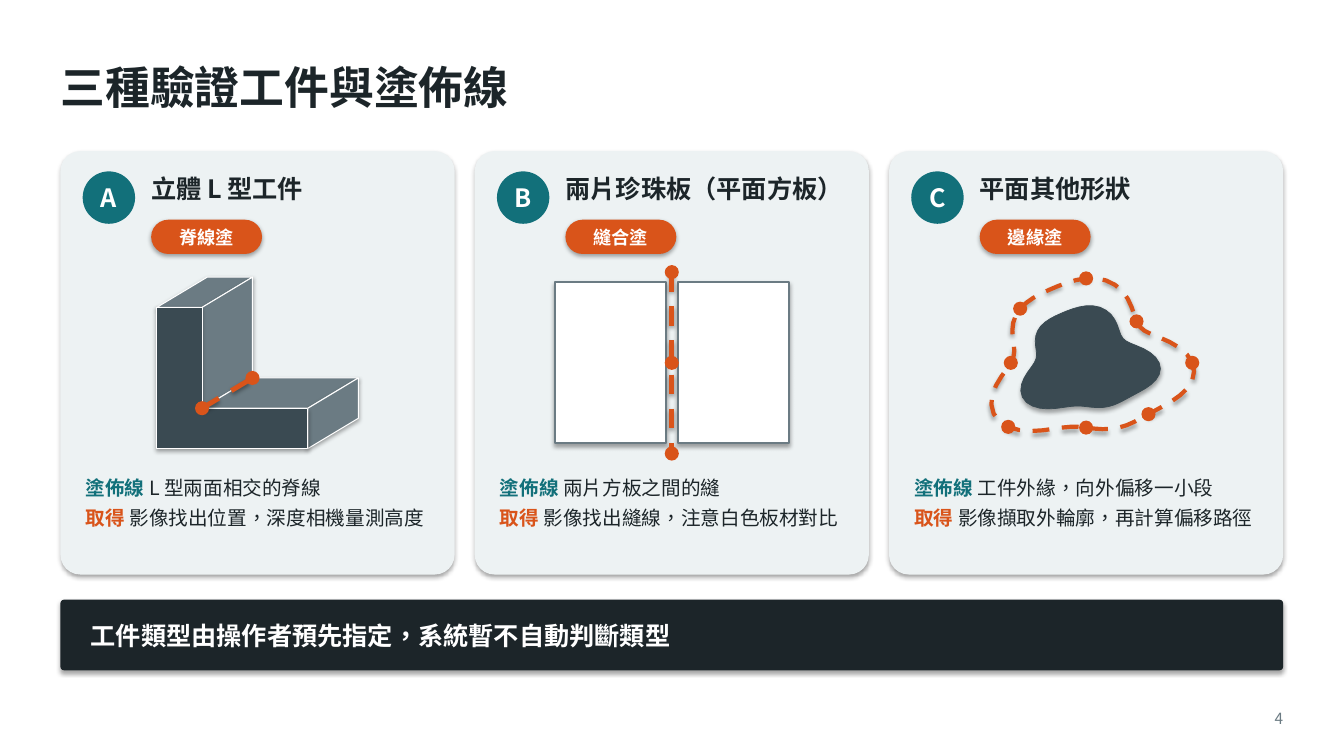
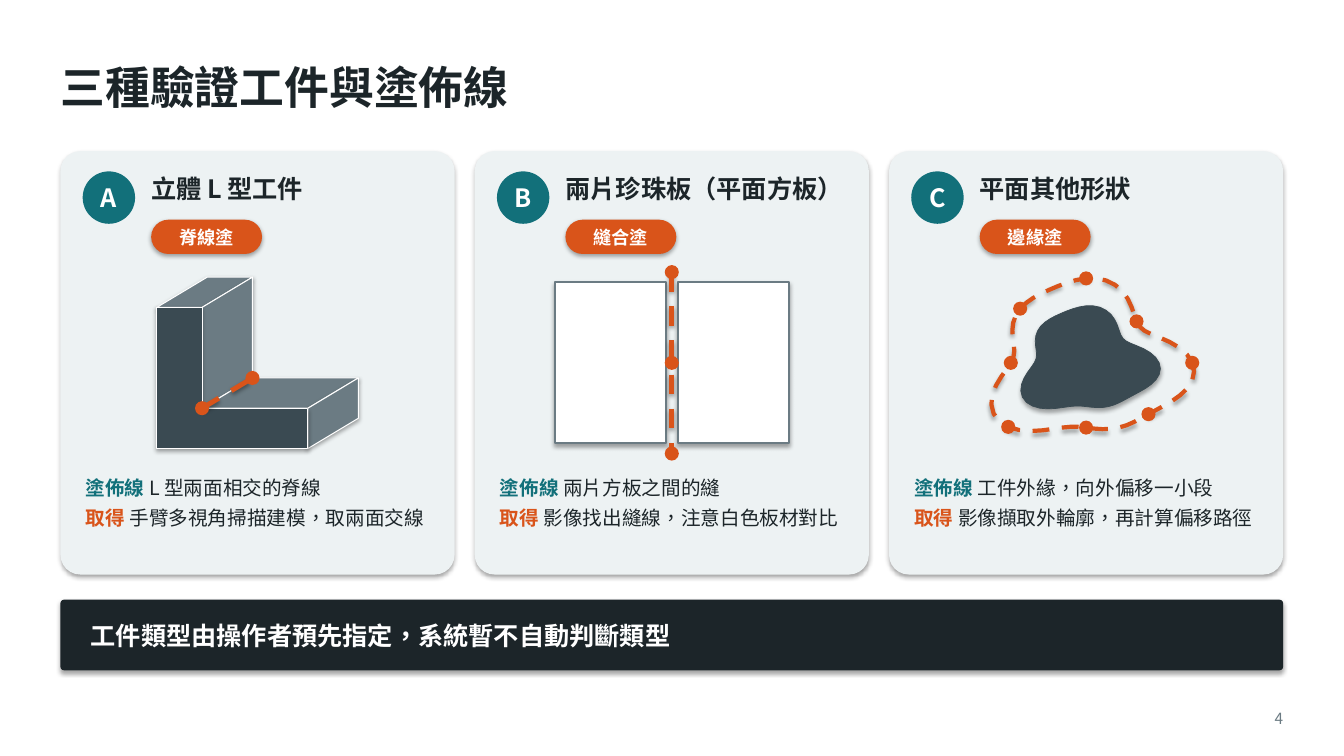
Before and after one commit to Rayyang800/PBL-path-planning, a slide deck: slide 4 of PBL專題規劃報告_三種工件版.pptx. Drawn at 1344x756 pixels with LibreOffice and Linux fonts; fonts in the diff are those of the drawing. Boxes give left, top, right and bottom in pixels: in the first picture for what was removed or moved away, otherwise in the second. Text is boxed around its words. In the diff, an @@ line names an element or a change of style, - is before the commit and + after.

```diff
--- a/PBL專題規劃報告_三種工件版.pptx
+++ b/PBL專題規劃報告_三種工件版.pptx
@@ text at [86,508,423,527]: text changed @@
-取得 影像找出位置，深度相機量測高度
+取得 手臂多視角掃描建模，取兩面交線
```
Also in this commit, not shown: 13 other slides changed, 10 slides added, 1 slide removed, 16 other files.
